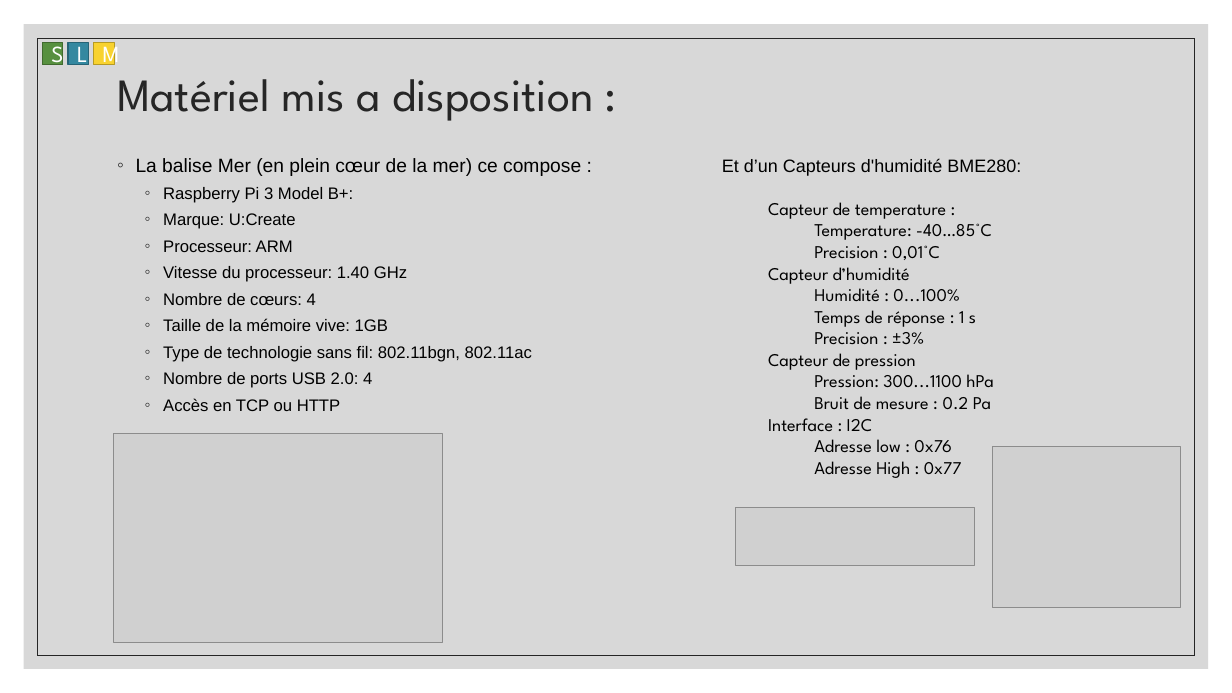
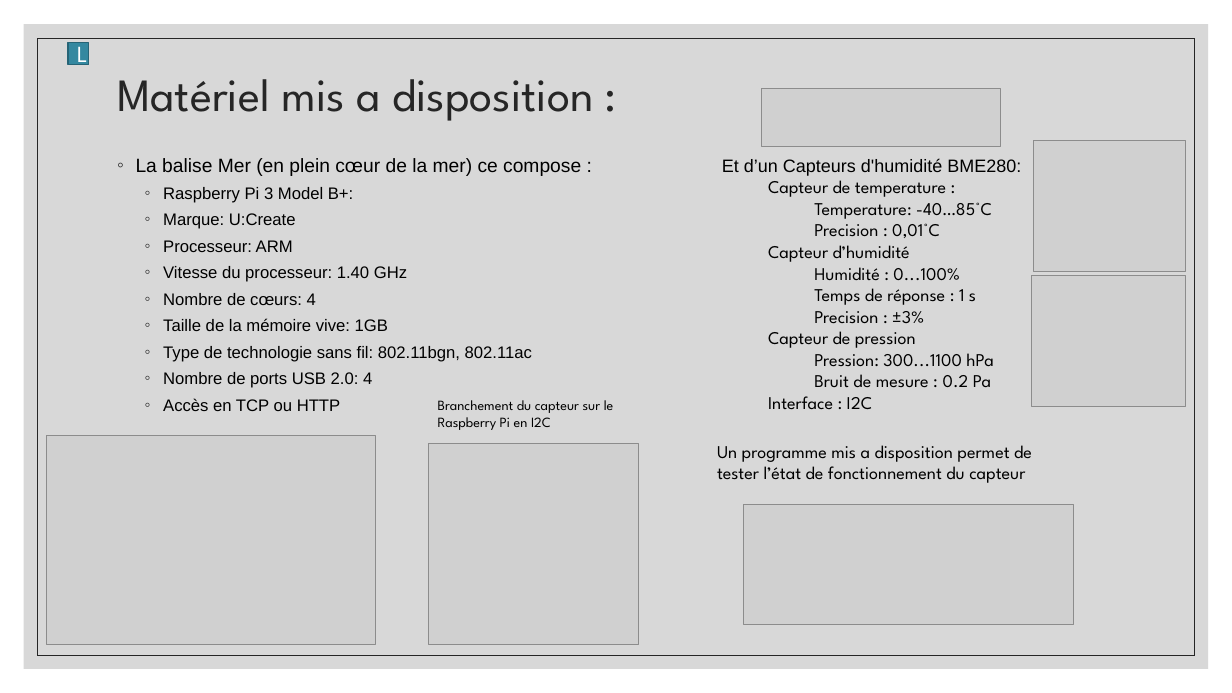
Before and after one commit to aiekick/ProjectStationMeteo, a slide deck: slide 6 of doc/StationMeteo_Soutenance_Stephane.pptx. Drawn at 1232x693 pixels with LibreOffice and Linux fonts; fonts in the diff are those of the drawing; grey boxes stand for pictures. Boxes give left, top, right and bottom in pixels: in the first picture for what was removed or moved away, otherwise in the second. Text is boxed around its words. In the diff, an @@ line names an element or a change of style, - is before the commit and + after.

```diff
--- a/doc/StationMeteo_Soutenance_Stephane.pptx
+++ b/doc/StationMeteo_Soutenance_Stephane.pptx
@@ rectangle removed at [43,43,63,65] @@
-S
@@ rectangle removed at [93,43,114,65] @@
-M
@@ picture: place and size @@
-picture at [736,507,974,566]
+picture at [762,89,1000,147]
@@ picture: place and size @@
-picture at [993,446,1180,608]
+picture at [1033,140,1186,272]
@@ picture added at [1032,275,1186,407] @@
@@ text added at [438,400,614,430], 11 pt, text #000000 @@
+Branchement du capteur sur le Raspberry Pi en I2C
@@ picture: place and size @@
-picture at [114,433,443,642]
+picture at [46,436,375,645]
@@ picture added at [429,444,640,645] @@
@@ text added at [717,445,1032,483], 14 pt, text #000000 @@
+Un programme mis a disposition permet de
+tester l’état de fonctionnement du capteur
@@ text at [814,439,962,478]: paragraphs removed @@
-      Adresse low : 0x76
-      Adresse High : 0x77
@@ picture added at [744,505,1074,625] @@
```
Also in this commit, not shown: 34 other slides changed, 1 slide added.
